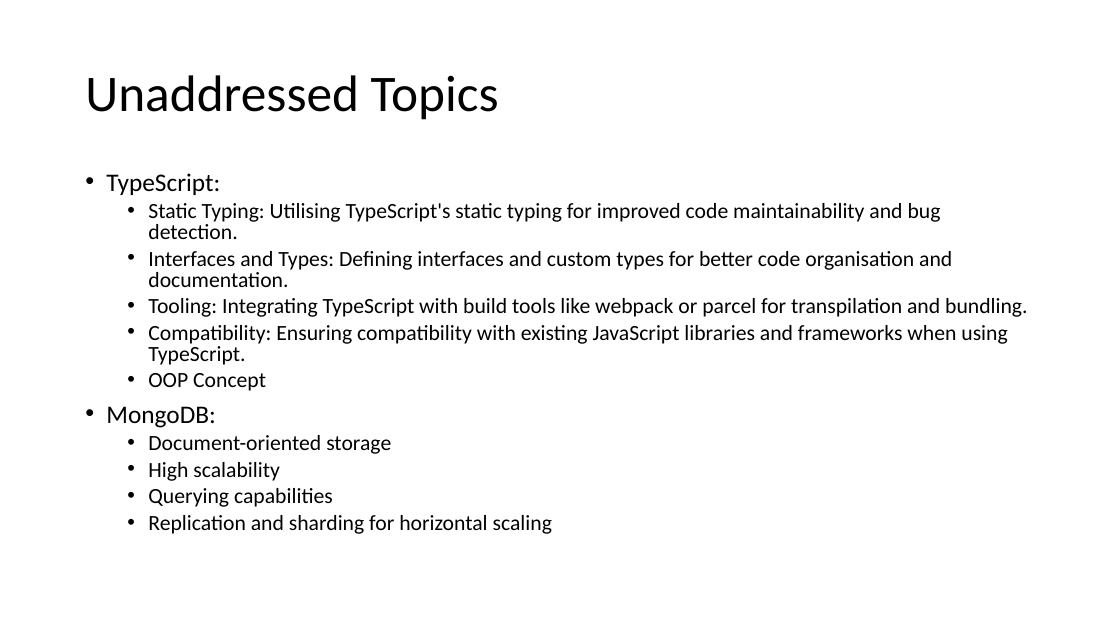
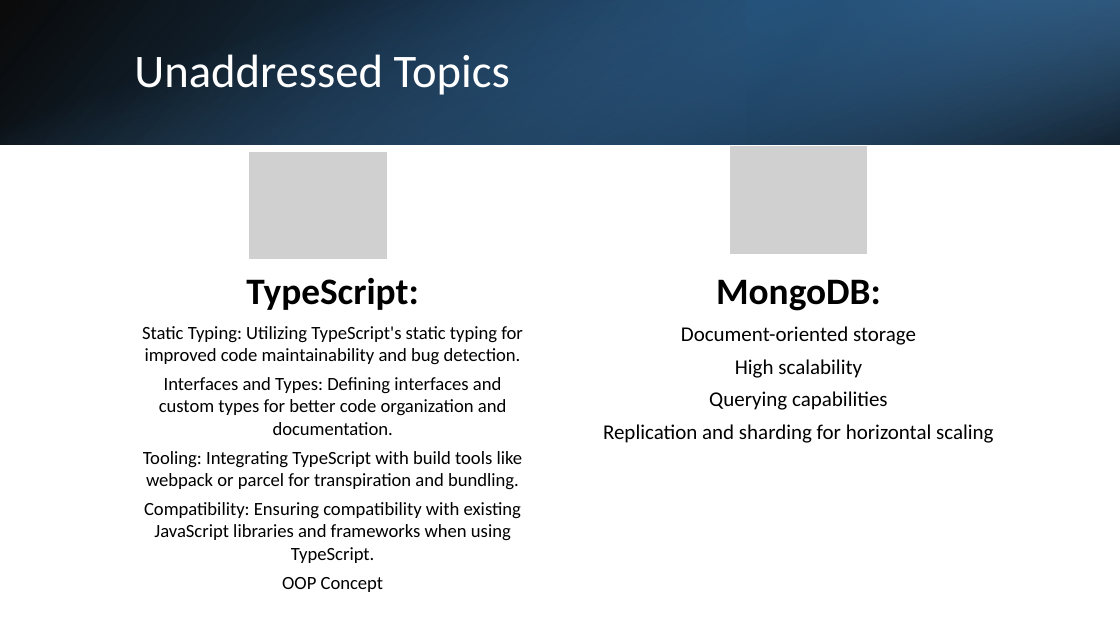
Before and after one commit to AitrichAcademyMeanStack/personal-finance-manager-workshop-ppts, a slide deck: slide 6 of Workshop-conclusion/MEAN Stack Conclusion.pptx. Drawn at 1120x630 pixels with LibreOffice and Linux fonts; fonts in the diff are those of the drawing; grey boxes stand for pictures. Boxes give left, top, right and bottom in pixels: in the first picture for what was removed or moved away, otherwise in the second. Text is boxed around its words. In the diff, an @@ line names an element or a change of style, - is before the commit and + after.

```diff
--- a/Workshop-conclusion/MEAN Stack Conclusion.pptx
+++ b/Workshop-conclusion/MEAN Stack Conclusion.pptx
@@ rectangle added at (x1=0, y1=0, x2=1120, y2=145), fill gradient #000000 to #2E75B6 @@
@@ rectangle added at (x1=0, y1=0, x2=1120, y2=145), fill gradient #5B9BD5 to #000000 @@
@@ rectangle added at (x1=747, y1=0, x2=1120, y2=145), fill gradient #1F4E79 to #5B9BD5 @@
@@ title "Unaddressed Topics" moved from (x1=85, y1=75, x2=499, y2=120) to (x1=134, y1=54, x2=510, y2=95) @@
@@ title "Unaddressed Topics" at (x1=134, y1=54, x2=510, y2=95): size 44 to 40 pt, text colour #000000 to #FFFFFF @@
@@ text "Static Typing: Utilizing TypeScript's static ..." moved from (x1=106, y1=173, x2=1028, y2=534) to (x1=142, y1=326, x2=523, y2=541) @@
@@ text at (x1=142, y1=326, x2=523, y2=490): text changed; size 18.6 to 16 pt @@
-• TypeScript:
-  • Static Typing: Utilising TypeScript's static typing for improved code maintainability and bug detection.
-  • Interfaces and Types: Defining interfaces and custom types for better code organisation and documentation.
-  • Tooling: Integrating TypeScript with build tools like webpack or parcel for transpilation and bundling.
+Static Typing: Utilizing TypeScript's static typing for improved code maintainability and bug detection.
+Interfaces and Types: Defining interfaces and custom types for better code organization and documentation.
+Tooling: Integrating TypeScript with build tools like webpack or parcel for transpiration and bundling.
@@ group added at (x1=246, y1=145, x2=993, y2=443): 3 texts, 2 pictures @@
+TypeScript:
+MongoDB:
+Document-oriented storage
+High scalability
+Querying capabilities
+Replication and sharding for horizontal scaling
@@ text at (x1=106, y1=406, x2=552, y2=534): paragraphs removed @@
-• MongoDB:
-  • Document-oriented storage
-  • High scalability
-  • Querying capabilities
-  • Replication and sharding for horizontal scaling
@@ text at (x1=144, y1=502, x2=521, y2=541): size 18.6 to 16 pt in "Compatibility: Ensuring compatibility with existing JavaScri ...", "OOP Concept"; alignment left to centre; bullet • to none; list level 2 to 1 in "Compatibility: Ensuring compatibility with existing ..."; line spacing 0.8 to 1; list level 2 to 1 in "OOP Concept" @@
```
Also in this commit, not shown: 17 other slides changed, 1 other file.
